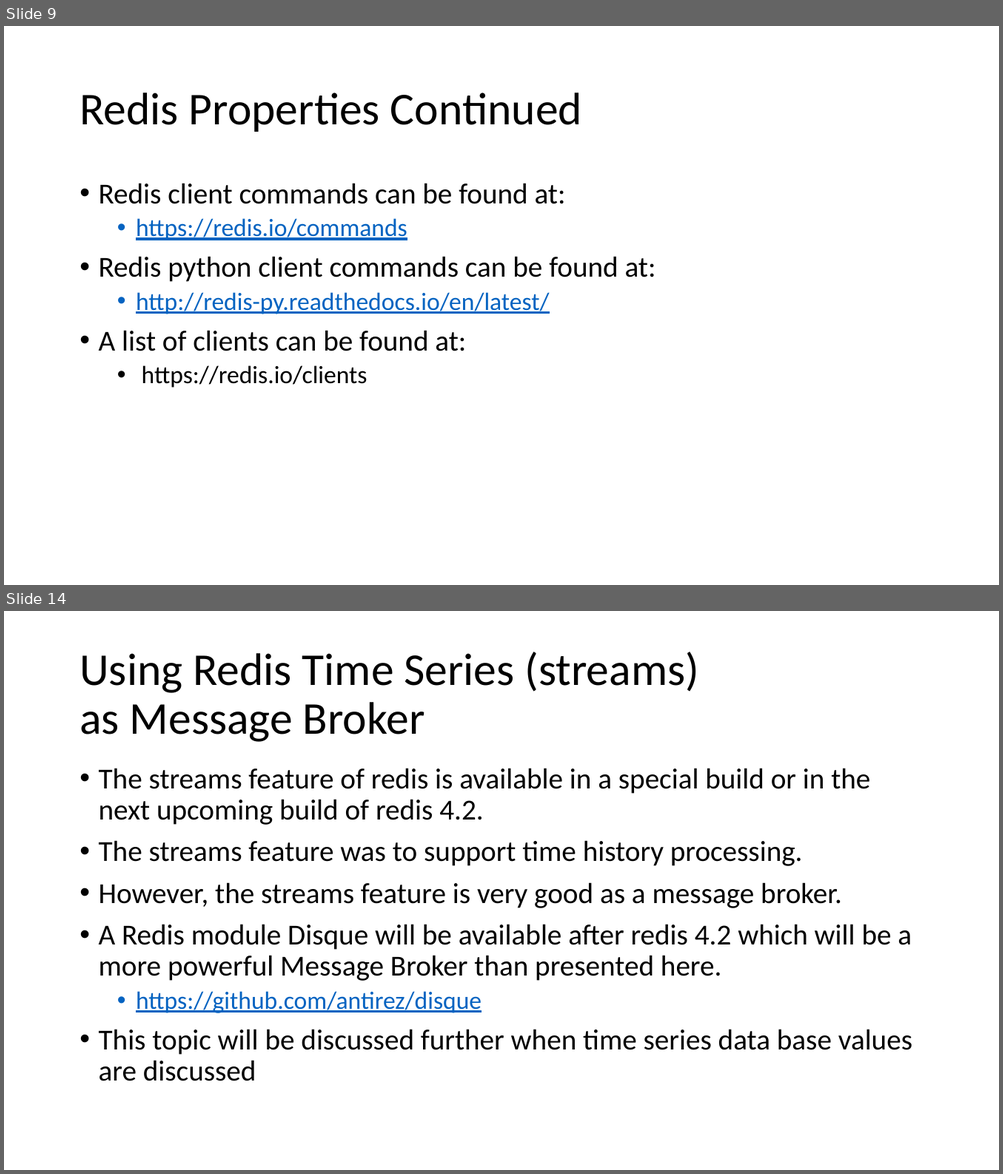
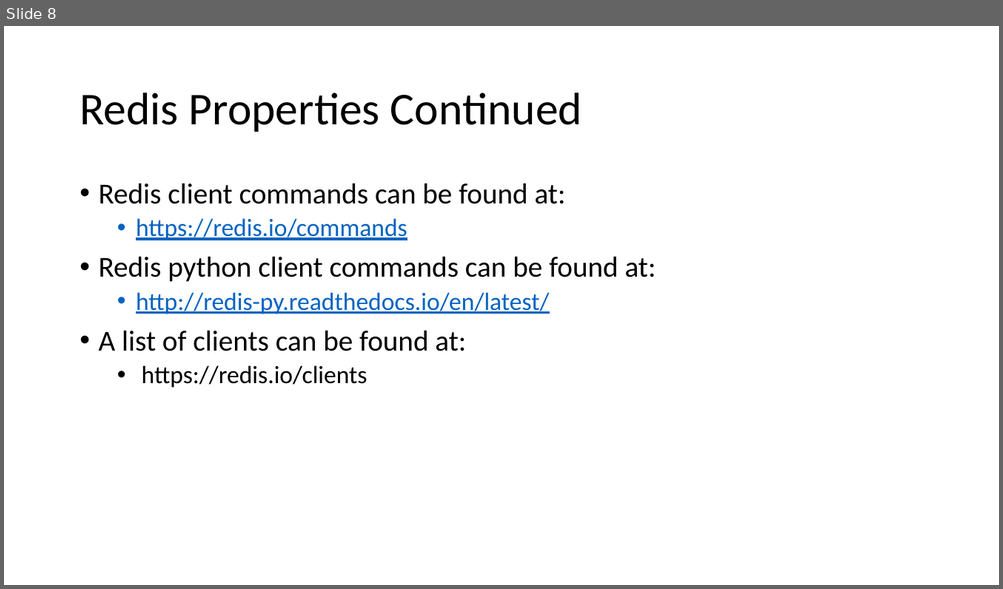
Before and after one commit to NanoDataCenter/nano_data_center, a slide deck: presentations/session_2/Redis Data Base.pptx. Shown one above the other, each under a label of ours: slides 9 and 14 before the commit, slide 8 after it; the slides between them are not shown. The pictures are 1003x1174 and 1003x589 pixels, drawn with LibreOffice and Linux fonts; fonts in the diff are those of the drawing. Boxes give left, top, right and bottom in pixels: in the first picture for what was removed or moved away, otherwise in the second. Text is boxed around its words. In the diff, an @@ line names an element or a change of style, - is before the commit and + after.

```diff
--- a/presentations/session_2/Redis Data Base.pptx
+++ b/presentations/session_2/Redis Data Base.pptx
@@ slide 14 removed at (4, 611, 999, 1170), background #FFFFFF @@
@@ title removed at (79, 652, 699, 742) @@
-Using Redis Time Series (streams)
-as Message Broker
@@ text removed at (99, 768, 912, 1082) @@
-• The streams feature of redis is available in a special build or in the next upcoming build of redis 4.2.
-• The streams feature was to support time history processing.
-• However, the streams feature is very good as a message broker.
-• A Redis module Disque will be available after redis 4.2 which will be a more powerful Message Broker than presented here.
-  • https://github.com/antirez/disque
-• This topic will be discussed further when time series data base values are discussed
@@ what was slide 9 is now slide 8 @@
```
Also in this commit, not shown: 5 slides changed, 17 slides added, 14 other slides removed, 19 other files.
